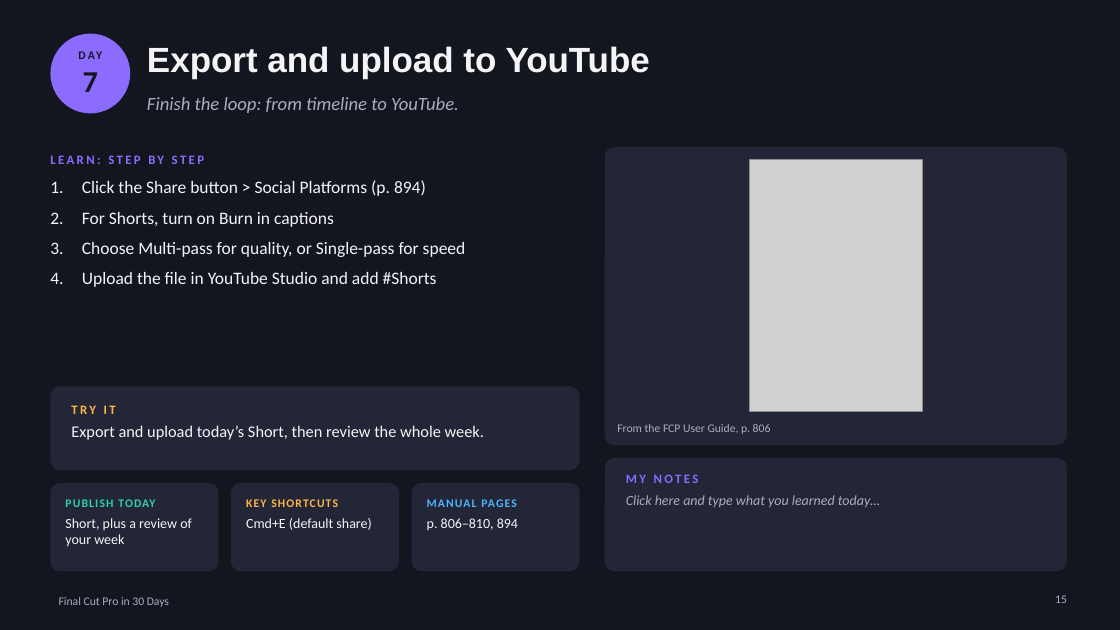
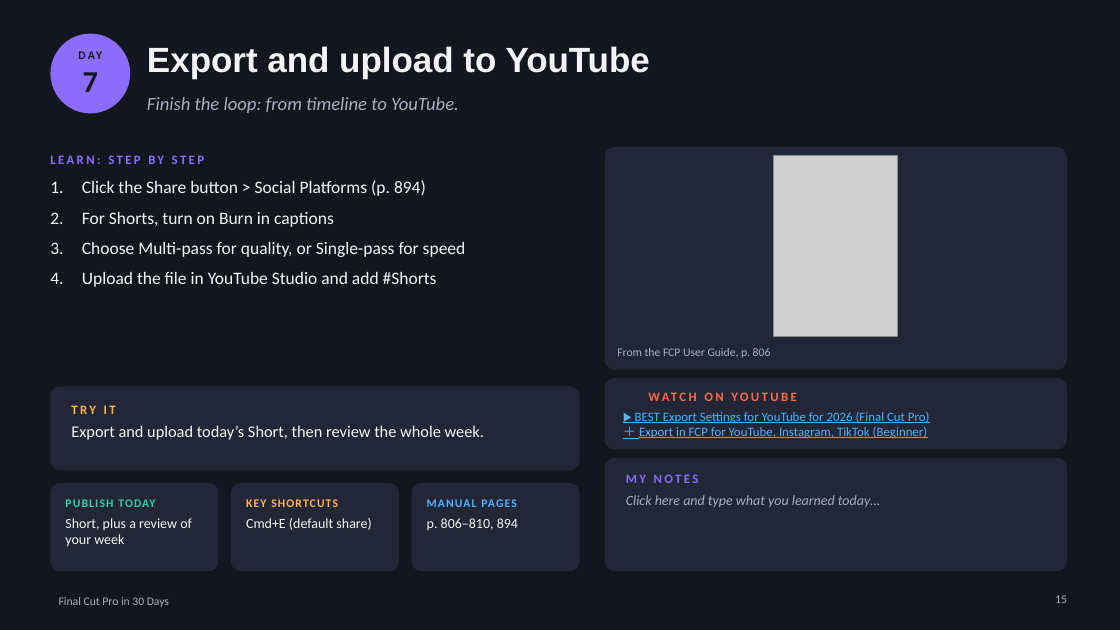
Before and after one commit to p00047575/test5, a slide deck: slide 15 of fcp-book/FCP-30-Day-Book.pptx. Drawn at 1120x630 pixels with LibreOffice and Linux fonts; fonts in the diff are those of the drawing; grey boxes stand for pictures; background and template pictures are left out. Boxes give left, top, right and bottom in pixels: in the first picture for what was removed or moved away, otherwise in the second. Text is boxed around its words. In the diff, an @@ line names an element or a change of style, - is before the commit and + after.

```diff
--- a/fcp-book/FCP-30-Day-Book.pptx
+++ b/fcp-book/FCP-30-Day-Book.pptx
@@ rounded rectangle: place and size @@
-rounded rectangle at box(605, 147, 1067, 445)
+rounded rectangle at box(605, 147, 1067, 370)
@@ rounded rectangle at box(605, 147, 1067, 370): proportions changed @@
@@ picture: place and size @@
-picture at box(749, 160, 923, 412)
+picture at box(774, 155, 898, 336)
@@ text "From the FCP User Guide, ...": place and size @@
-text "From the FCP User Guide, ..." at box(617, 424, 771, 434)
+text "From the FCP User Guide, ..." at box(617, 348, 771, 358)
@@ rounded rectangle added at box(605, 378, 1067, 450), fill #222636 @@
@@ text added at box(649, 384, 901, 409), 11 pt, text #FF6B4A, bold @@
+WATCH ON YOUTUBE
@@ text added at box(635, 412, 930, 438), 11 pt, text #4FB3FF, underline @@
+▶ BEST Export Settings for YouTube for 2026 (Final Cut Pro)
+＋ Export in FCP for YouTube, Instagram, TikTok (Beginner)
```
Also in this commit, not shown: 29 other slides changed, 2 other files.
